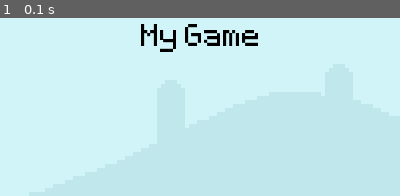
Above: before the commit, frame 1.
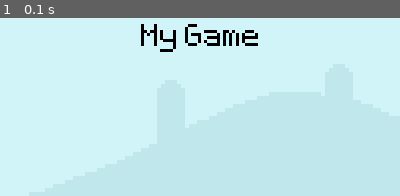
Above: after the commit, the same moment.

Repository: MarianHolly/first-pygame
Game: pygame game, started from game.py
The game is run twice, just before and just after one commit, with the same random seed, the same clock (stepped at 60 frames per second) and the same inputs.
Inputs:
- Up to frame 1 (0.1 s): no input
The pictures show only the part of the screen within x 20-70%, y 0-50%; the shares and areas given below are measured in that part.

The runs differ from the first frame. In frame 1, 0.4% of the frame differs, in the area x 36-65%, y 3-18%.

Commit message:
rectangles with mouse

Diff:
--- a/game.py
+++ b/game.py
@@ -8,10 +8,10 @@
 
 sky_surface = pygame.image.load('graphics/Sky.png').convert()
 ground_surface = pygame.image.load('graphics/ground.png').convert()
-text_surface = test_font.render('My Game', True, 'Black')
+text_surface = test_font.render('My Game', False, 'Black')
 
 snail_surf = pygame.image.load('graphics/snail/snail1.png').convert_alpha()
-snail_rec = snail_surf.get_rect(bottomright = (600,300))
+snail_rect = snail_surf.get_rect(bottomright = (600,300))
 
 player_surf = pygame.image.load('graphics/player/player_walk_1.png').convert_alpha()
 player_rect = player_surf.get_rect(midbottom = (80,300))
@@ -21,15 +21,24 @@
         if event.type == pygame.QUIT:
             pygame.quit()
             exit()
+        # if event.type == pygame.MOUSEMOTION:
+            # if player_rect.collidepoint(event.pos): print('collision')
 
     screen.blit(sky_surface,(0,0))
     screen.blit(ground_surface,(0,300))
     screen.blit(text_surface,(300,50))
 
-    snail_rec.x -= 4
-    if snail_rec.right <= 0: snail_rec.left = 800
-    screen.blit(snail_surf,snail_rec)
+    snail_rect.x -= 4
+    if snail_rect.right <= 0: snail_rect.left = 800
+    screen.blit(snail_surf,snail_rect)
     screen.blit(player_surf,player_rect)
+
+    if player_rect.colliderect(snail_rect):
+        print('collision')
+
+    # mouse_pos = pygame.mouse.get_pos()
+    # if player_rect.collidepoint(mouse_pos):
+        # print(pygame.mouse.get_pressed())
 
     pygame.display.update()
     clock.tick(60)
